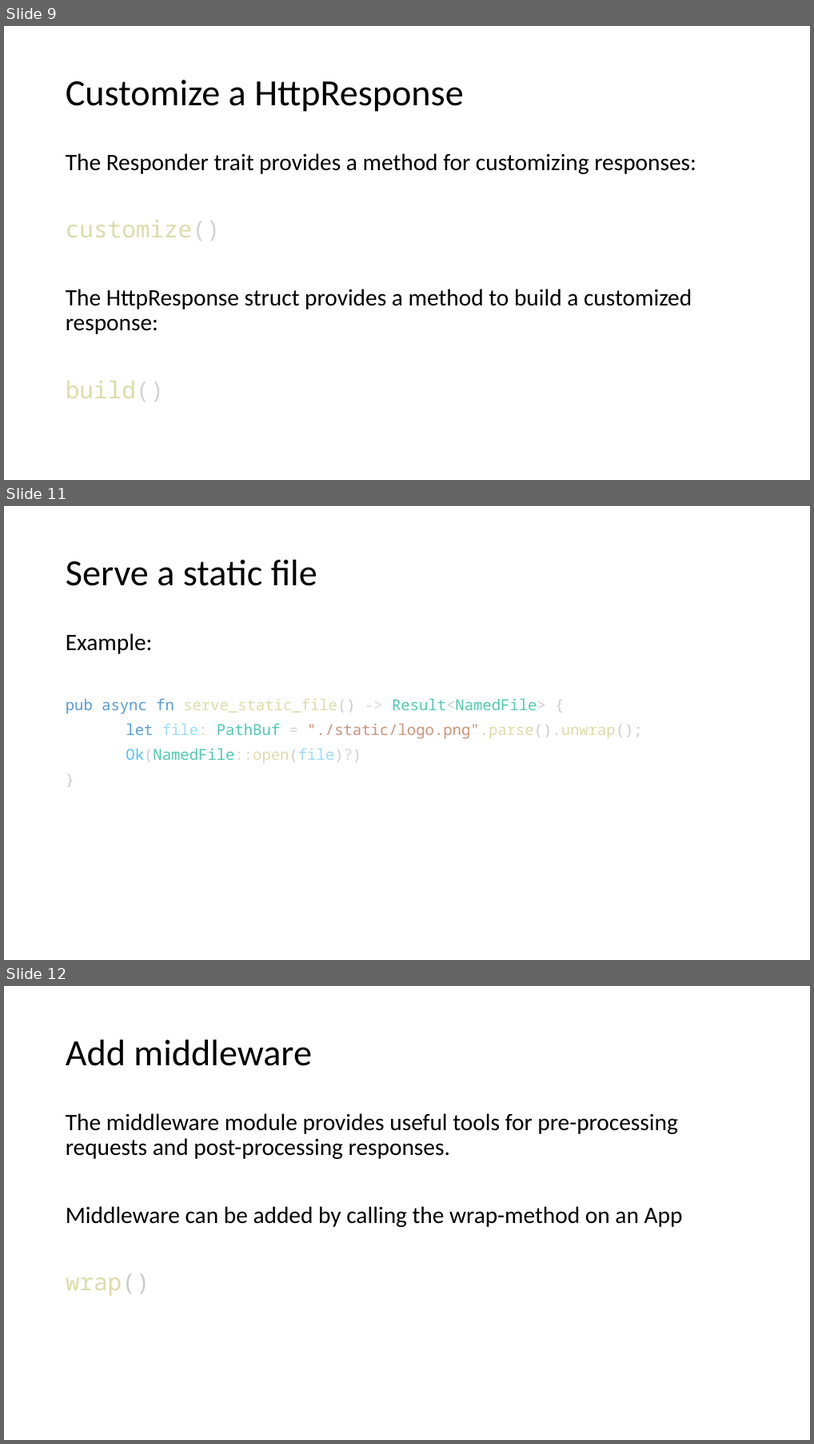
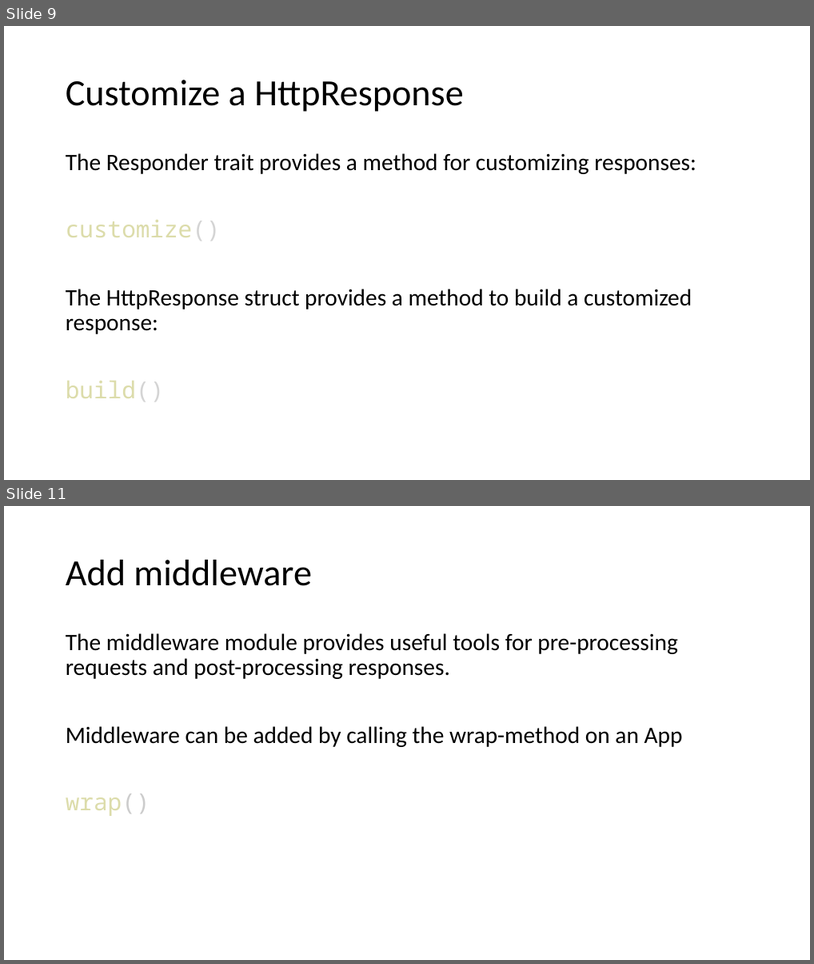
Before and after one commit to floscodes/actix_talk, a slide deck: Pres.pptx. Shown one above the other, each under a label of ours: slides 9, 11 and 12 before the commit, slides 9 and 11 after it; the slides between them are not shown. The pictures are 814x1444 and 814x964 pixels, drawn with LibreOffice and Linux fonts; fonts in the diff are those of the drawing. Boxes give left, top, right and bottom in pixels: in the first picture for what was removed or moved away, otherwise in the second. Text is boxed around its words. In the diff, an @@ line names an element or a change of style, - is before the commit and + after.

```diff
--- a/Pres.pptx
+++ b/Pres.pptx
@@ slide 11 removed at <box>4,506,810,960</box>, background #FFFFFF @@
@@ title removed at <box>66,560,318,586</box> @@
-Serve a static file
@@ text removed at <box>66,633,643,764</box> @@
-Example:
-pub async fn serve_static_file() -> Result<NamedFile> {
-let file: PathBuf = "./static/logo.png".parse().unwrap();
-Ok(NamedFile::open(file)?)
-}
@@ what was slide 12 is now slide 11 @@
```
Also in this commit, not shown: 1 slide changed, 2 other files.
